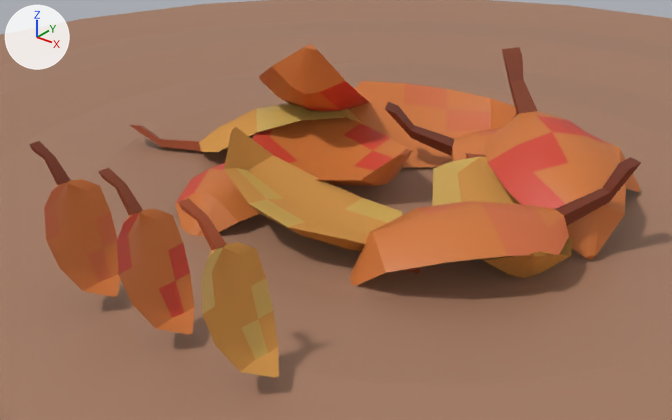
Before and after pictures for a commit that changed the Blender file assets/models/nest_interior.blend.
Both versions are drawn from a 50 mm camera at (1.137, -1.707, 0.928) aimed at (-0.039, -0.237, 0.017). Lighting does not change. The marker at upper left points along +X, +Y and +Z.

The older version as bpy lines, for what is in view:
```python
ob_leaf_2_001 = bpy.data.objects.new('Leaf 2.001', me_cube_005)
ob_leaf_2_001.location = (-0.29, -0.198, 0.016)
ob_leaf_2_001.rotation_euler = (0.00777, 2.038, 1.707)  # degrees (0.4, 117, 98)
ob_leaf_2_001.scale = (0.225, 0.225, 0.225)
ob_leaf_2_002 = bpy.data.objects.new('Leaf 2.002', me_cube_009)
ob_leaf_2_002.location = (-0.239, -0.052, 0.063)
ob_leaf_2_002.rotation_euler = (-5.999, -1.158, 5.903)  # degrees (-344, -66, 338)
ob_leaf_2_002.scale = (0.225, 0.225, 0.225)
ob_leaf_2_003 = bpy.data.objects.new('Leaf 2.003', me_cube_012)
ob_leaf_2_003.location = (0.286, 0.136, 0.122)
ob_leaf_2_003.rotation_euler = (-2.686, 1.369, 5.956)  # degrees (-154, 78, 341)
ob_leaf_2_003.scale = (0.225, 0.225, 0.225)
ob_leaf_2_004 = bpy.data.objects.new('Leaf 2.004', me_cube_017)
ob_leaf_2_004.location = (-0.363, 0.078, 0.138)
ob_leaf_2_004.rotation_euler = (-1.979, 23.73, 7.231)  # degrees (-113, 280, 54)
ob_leaf_2_004.scale = (0.225, 0.225, 0.225)
ob_leaf_3_004 = bpy.data.objects.new('Leaf 3.004', me_cube_014)
ob_leaf_3_004.location = (-0.005, -0.31, 0.044)
ob_leaf_3_004.rotation_euler = (0.784, -1.339, -3.818)  # degrees (45, -77, -219)
ob_leaf_3_004.scale = (0.225, 0.225, 0.225)
# also in view: 'Leaf 3.001' at (0.238, -0.02, 0.037); 'Leaf 1' at (-0.206, -0.8, 0.159); 'Leaf 1.001' at (-0.179, 0.188, 0.069); 'Leaf 2' at (-0.006, -0.8, 0.159); 'Floor' at (0.0, 0.0, -0.05)
```
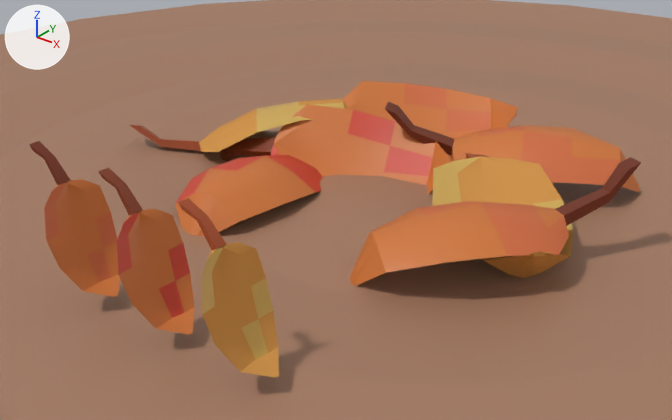
Boxes [x1, y1, x2, y2] around the edits, measured in the pictures (672 x 420 px):
```json
{"object": "Leaf 2.003", "change": "hidden", "before": [484, 47, 626, 260], "on screen": "orange"}
{"object": "Leaf 2.002", "change": "moved, turned", "before": [249, 117, 412, 186], "after": [220, 104, 452, 195]}
{"object": "Leaf 3.004", "change": "hidden", "before": [224, 127, 421, 274], "on screen": "orange"}
{"object": "Leaf 2.004", "change": "hidden", "before": [259, 44, 369, 112], "on screen": "brown"}
{"object": "Leaf 1.003", "change": "unchanged, uncovered by the edit", "before": [385, 102, 640, 192], "after": [385, 102, 640, 192]}
```

Edits to the scene script, one JSON object a line:
```json
{"op": "set", "path": "ob_leaf_2_002.location", "old": "(-0.239, -0.052, 0.063)", "new": "(-0.196, -0.033, 0.03)"}
{"op": "set", "path": "ob_leaf_2_002.rotation_euler", "old": "(-5.999, -1.158, 5.903)", "new": "(-5.248, -0.779, 5.756)", "note": "degrees (-344, -66, 338) -> degrees (-301, -45, 330)"}
{"op": "add", "block": "ob_leaf_2_003", "code": "ob_leaf_2_003.hide_set(True)  # its collection is switched off"}
{"op": "add", "block": "ob_leaf_3_004", "code": "ob_leaf_3_004.hide_set(True)  # its collection is switched off"}
{"op": "add", "block": "ob_leaf_2_004", "code": "ob_leaf_2_004.hide_set(True)  # its collection is switched off"}
```
